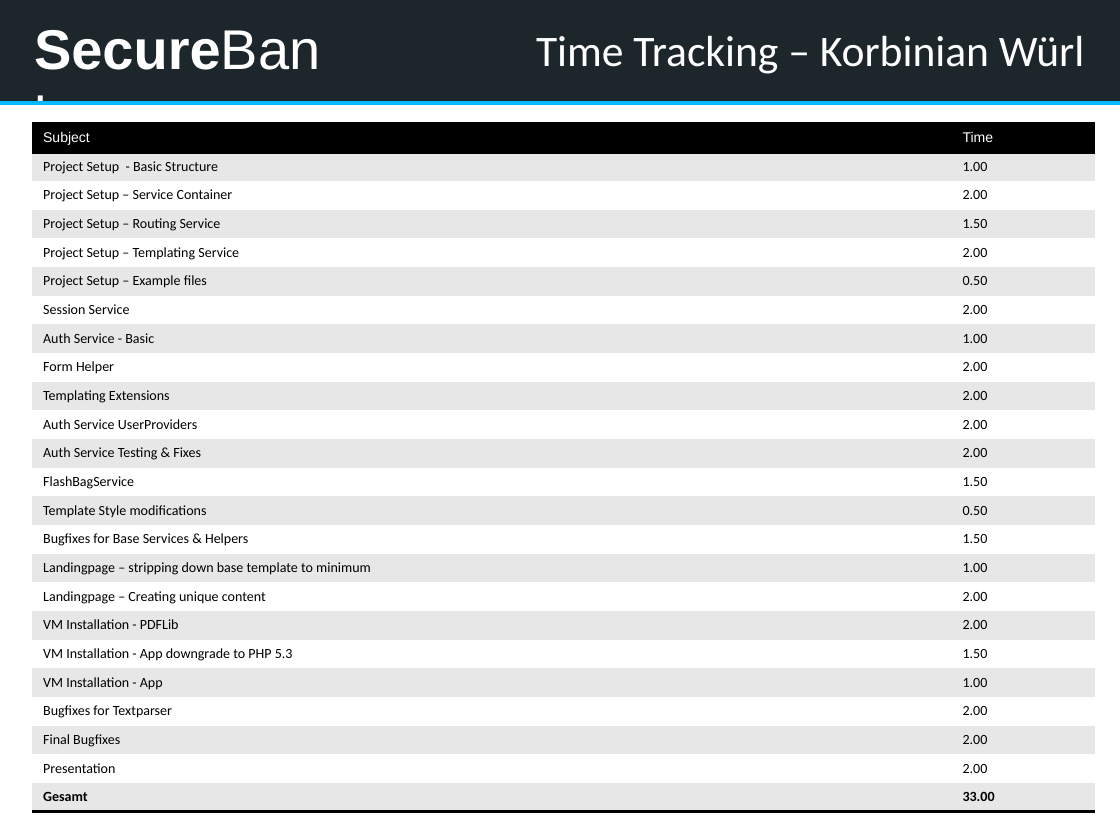
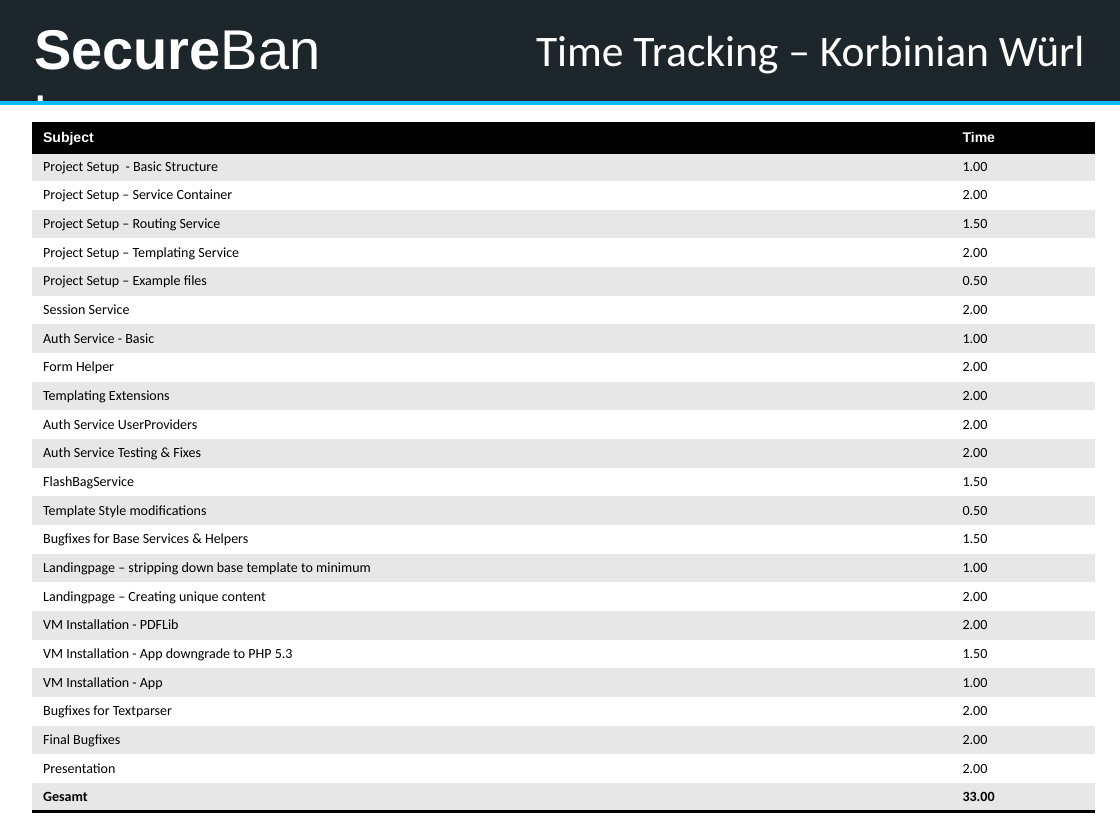
Before and after one commit to kwuerl/secure-coding-team-8, a slide deck: slide 4 of presentation1.pptx. Drawn at 1120x840 pixels with LibreOffice and Linux fonts; fonts in the diff are those of the drawing. Boxes give left, top, right and bottom in pixels: in the first picture for what was removed or moved away, otherwise in the second. Text is boxed around its words. In the diff, an @@ line names an element or a change of style, - is before the commit and + after.

```diff
--- a/presentation1.pptx
+++ b/presentation1.pptx
@@ table at [32, 123, 1096, 812] @@
@@ bold on in "Subject", "Time" @@
```
Also in this commit, not shown: 8 other slides changed, 5 slides added.
